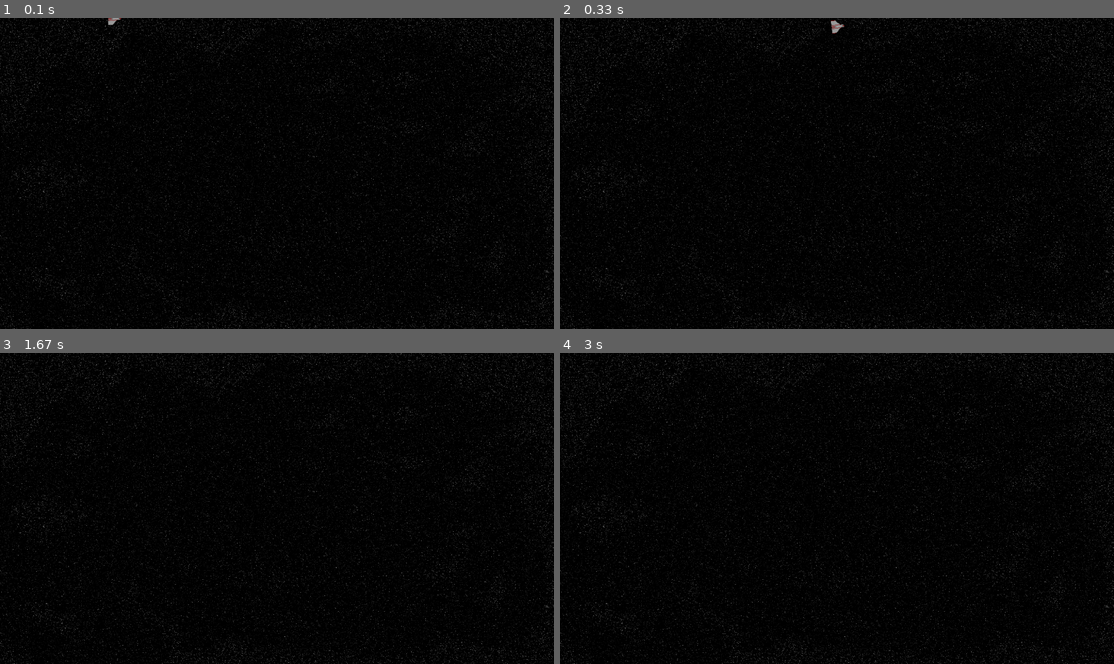
Above: before the commit, frames 1-4 (two rows, left to right).
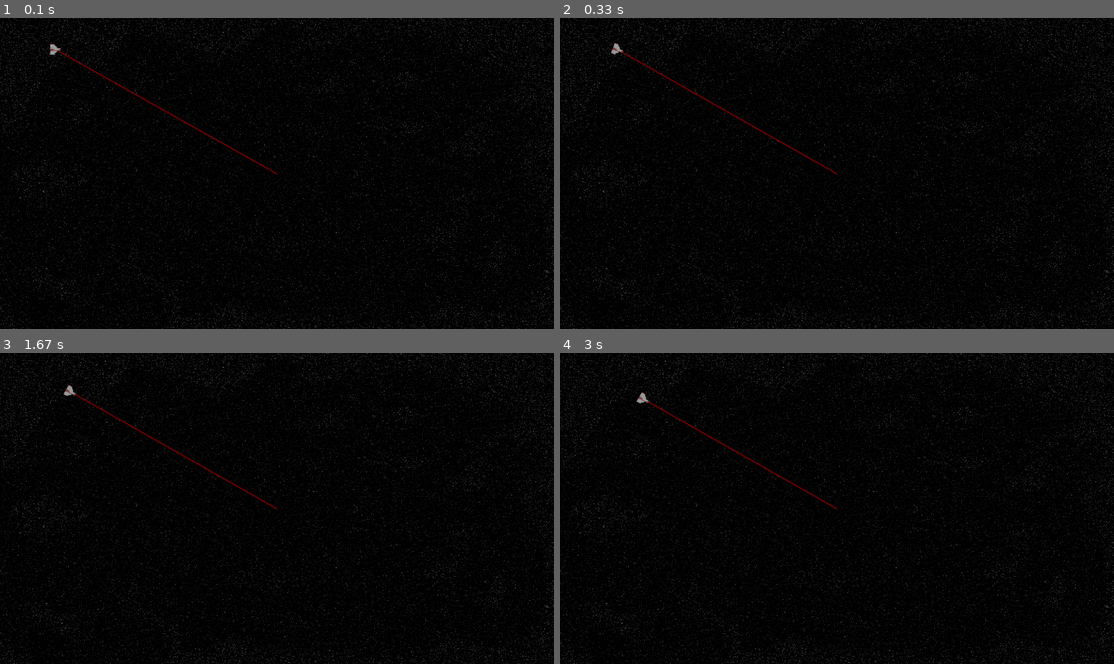
Above: after the commit, the same moments.

Repository: landandair/Drone_Commander
Game: pygame game, started from Sim_Code/Main.py
Two runs of this game, one before a commit and one after it. Both use one fixed random seed, a clock stepped at 60 frames per second and the inputs below.
Inputs:
- Up to frame 1 (0.1 s): no input
- Up to frame 2 (0.33 s): no input
- Up to frame 3 (1.67 s): no input
- Up to frame 4 (3 s): no input

The runs differ from the first frame. In frame 1, 0.3% of the frame differs, in the area x 9-51%, y 0-51%; in frame 2, 0.4%, in the area x 9-52%, y 0-51%; in frame 3, 0.3%; in frame 4, 0.3%.

Commit message:
Gonna be an rts game now

Diff:
--- a/Sim_Code/Airplane_Code.py
+++ b/Sim_Code/Airplane_Code.py
@@ -9,48 +9,36 @@
 class FakePlane(sprite.Sprite):
     """Simulate Flight Characteristics and control system for autopilot"""
 
-    def __init__(self, start_pos, f_trans, Controller: PlaneController):
+    def __init__(self, screen_size, Controller: PlaneController):
         """Inputs:
         - Start_Pos[Home Point in Meters(x,y)]
         - f_trans[Transfer Function f(x,y) Between meter cords and pixel Cords]
         - Controller Object which Gives Deflection Angles and throttle to be fed into the plane"""
         super().__init__()
+        self.dt = 1/60
+        self.has_signal = True
         # Disp Params
         self.og_image = pg.image.load('Assets/Plane.png')
+        self.og_image = pg.transform.scale(self.og_image, np.array(self.og_image.get_size())/1.2)
         self.image = self.og_image
         self.rect = self.image.get_rect()
-        self.rect.center = f_trans(start_pos)
-        self.f_transxy = f_trans  # Translate from meters from ref point to pixels (Broken)
+        self.rect.center = Controller.home
+        self.screen_size = screen_size
         # Flight Characteristics(scuffed)
-        self.cd = .2
-        self.cl = 1.2
-        self.mass = 5  # Kg
-        self.fc_tail = lambda angle: .05 * angle  # theta/m/s (needs velocity vector * dt)
-        self.fc_ail = lambda angle: .05 * angle  # theta/m/s (needs velocity vector * dt)
-        self.f_throttle = lambda throttle: 10 * throttle  # Force(N) (0,1)
-        # Physical Params-Plane Ref
-        self.thrust = 0  # N
-        self.roll = 0  # radians
-        self.pitch = 0  # radians
-        self.yaw = 0  # radians
-        self.theta = self.yaw  # Yaw angle
-        self.plane_velocity = np.array((1., 0., 0.))  # (X(Forward), Y(Left Wing), Z(UP From Wing))
-
-        # Ref Params
-        self.ref_velocity = np.array((1., 0., 0.))  # (X(Forward), Y(Left Wing), Z(UP From Wing))
-        self.ref_pos = np.array((.1, 0, 0))
-        self.to_ref()
-
+        self.speed = .02 * screen_size[0]  # pixels/sec
+        self.theta = 0.  # Yaw angle
+        self.plane_velocity = np.array((self.speed, 0.))
+        self.pos = Controller.home
         # Controller
         self.controller = Controller
-
         Tools.rot(self)
 
-    def update(self):
+    def update(self, dt):
         """Main Update Loop, Runs Every Frame
         - Get Controls
         - Do Physics Calculation
         - Update Position to Image"""
+        self.dt = dt
         self.get_controls()
         self.do_physics()
         self.update_pos()
@@ -59,46 +47,18 @@
         """Gets control inputs from controller
         - Get Control from player/controller
         - Apply Controls to Plane"""
-        throttle, droll, dpitch, dyaw = self.controller.get_command(self.ref_pos, (self.roll, self.pitch, self.yaw))
-        self.thrust = self.f_throttle(throttle)
-        self.roll += self.fc_ail(droll)
-        self.pitch += self.fc_tail(dpitch)
-        self.yaw += self.fc_tail(dyaw)
+        d_theta = self.controller.get_command(self.pos, self.theta)
+        self.theta += d_theta*self.dt
 
     def do_physics(self):
-        """Handles Physics increments
-        - Calculate Force of: Thrust, Lift, Drag
-        - Translate to Ref Axis
-        - Add Gravity Velocity Vector  (Accel*dt)
-        - Multiply Ref Vel Vector * dt and add it to the position vector"""
-        dt = 1/60
-        # Thrust - Drag
-        self.plane_velocity += np.array((self.thrust/self.mass * dt - self.plane_velocity[0]**2 * self.cd/self.mass * dt,
-                                         0, self.cl * self.plane_velocity[0]**2 / self.mass * dt))
-        self.to_ref()
-        grav = 9.81 # m/s**2
-        self.ref_velocity[2] -= grav * dt
-        self.ref_pos += self.ref_velocity * dt
+        """Handles Physics increments"""
+        self.plane_velocity[0] = np.cos(self.theta) * self.speed
+        self.plane_velocity[1] = -np.sin(self.theta) * self.speed
+        self.pos += self.plane_velocity * self.dt
 
     def update_pos(self):
-        """Update Position on the screen based on the simulation data
-        - Convert Xy between chosen sim units and pixel units using function
-        - set that pos to the center if the image Rect
-        - Adjust angle to match yaw angle and rotate"""
-        pos = self.f_transxy(self.ref_pos[0:2])
-        self.rect.center = pos
-        self.theta = self.yaw
-        Tools.rot(self)
-
-    def to_ref(self):
-        translation = np.array(((np.cos(self.yaw) * np.cos(self.pitch), -np.cos(self.yaw) * np.sin(self.pitch) *
-                                 np.sin(self.roll) - np.sin(self.yaw) * np.cos(self.roll),
-                                 -np.cos(self.yaw) * np.sin(self.pitch) * np.cos(self.roll) + np.sin(self.yaw) *
-                                 np.sin(self.roll)),
-                                (np.sin(self.yaw) * np.cos(self.pitch), -np.sin(self.yaw)*np.sin(self.pitch)*np.sin(
-                                    self.roll)+np.cos(self.yaw)*np.cos(self.roll), -np.sin(self.yaw)*np.sin(self.pitch)*
-                                 np.cos(self.roll)-np.cos(self.yaw)*np.sin(self.roll)),
-                                (np.sin(self.pitch), np.cos(self.pitch)*np.sin(self.roll),
-                                 np.cos(self.pitch)*np.sin(self.roll))))
-
-        self.ref_velocity = np.matmul(translation, self.plane_velocity)
+        self.rect.center = self.pos
+        if self.has_signal:
+            Tools.rot(self)
+        else:
+            self.image = pg.transform.scale(self.og_image, (0, 0))
--- a/Sim_Code/Airplane_Control.py
+++ b/Sim_Code/Airplane_Control.py
@@ -4,87 +4,51 @@
 import numpy as np
 
 class PlaneController:
-    def __init__(self, waypoints, home_pos):
+    def __init__(self, waypoint, home_pos):
         self.user_input = False
-        self.mode = 0  # Mode 0(waypoints), Mode 1(RTH), Mode 2(Loiter)
         # Controller
-        # Mode 0
-        self.waypoints = waypoints
-        self.current_point = 0
-        self.target = waypoints[self.current_point, :]
-        # Mode 1
+        self.target = waypoint
+        # Mode 0: go to target
+        self.waypoint = waypoint
+        # Mode 1: return to home
         self.home = home_pos
-        # Gains
-        self.throttle_cruise = .5
-        self.max_climb_aoa = .2 # Rad
-        p_throttle = 1
-        self.p_aileron = .1
-        self.p_elevon = .1
-        self.p_tail = .1
-
-        # Heading Error Transfer Functions
-        self.tf_h_r = lambda theta: theta * 15/180
-        self.tf_h_y = lambda theta: theta
-        self.tf_h_p = lambda theta: abs(theta) * 10/180
-        self.tf_h_th = lambda theta: abs(theta) * .3/np.pi * p_throttle
-        # Pitch Error Transfer Functions
-        self.tf_p_th = lambda theta: theta * .3/np.pi * p_throttle
-
+        self.gain = 1
         self.last_pos = home_pos
         self.d_target = self.target[0:1] - self.home[0:1]
 
-    def get_command(self, pos, angles):
-        if self.user_input:
-            ret = self.get_user_input()
-        else:
-            ret = self.get_controller_input(pos, angles)
+    def get_command(self, pos, angle):
+        ret = self.get_controller_input(pos, angle)
         self.last_pos = pos
         return ret
 
-    def get_user_input(self):
-        pg.key.get_pressed()
-        throttle = 0
-        aileron = 0
-        elevon = 0
-        vert = 0
-        return throttle, aileron, elevon, vert
+    def get_controller_input(self, pos, angle):
+        self.d_target = self.target - pos
+        self.t_theta = np.arctan2(-self.d_target[1], self.d_target[0])
+        if np.sqrt(sum(self.d_target**2))<100:
+            heading_error=0
+        else:
+            heading_error = self.determine_heading_error(angle)  # Angle in Radians
+        ret = heading_error*self.gain
+        lim = 1.5
+        if abs(ret) > lim:
+            ret = lim*ret/abs(ret)
+        return ret  # Throttle and Control Surface Commands
 
-    def get_controller_input(self, pos, angle):
-        self.set_target()
-        self.d_target = self.target[0:2] - pos[0:2]
-        self.t_theta = np.arctan2(self.d_target[1], self.d_target[0])
-
-        heading_error = self.determine_heading_error(pos, angle)  # Angle in Radians
-        aoa_target = self.determine_pitch_target(pos)
-
-        throttle = self.throttle_cruise + self.tf_h_th(heading_error) + self.tf_p_th(aoa_target)
-        if throttle > 1:
-            throttle = 1
-
-        roll_error = self.tf_h_r(heading_error) - angle[0]
-        roll = roll_error * self.p_aileron
-
-        pitch_error = self.tf_h_p(heading_error) + aoa_target - angle[1]
-        pitch = pitch_error * self.p_elevon
-
-        yaw_error = self.tf_h_y(self.t_theta) - angle[2]
-        yaw = yaw_error * self.p_tail
-        return throttle, roll, pitch, yaw  # Throttle and Control Surface Commands
-
-    def set_target(self):
-        if self.mode == 0:
-            self.target = self.waypoints[self.current_point, :]
-        elif self.mode == 1:
+    def set_target(self, mode):
+        if mode == 0:
+            self.target = self.waypoint
+        elif mode == 1:
             self.target = self.home
 
-    def determine_heading_error(self, pos, angles):
+    def determine_heading_error(self, theta):
         """Returns error in heading angle to the target position in radians(+ right, - left)"""
         # d_posxy = pos[0:2] - self.last_pos[0:2]
         # if d_posxy[0] == 0 and d_posxy[1] == 0:
         #     return 0
-        theta = np.arctan2(np.sin(angles[2])*np.cos(angles[1]), np.cos(angles[2])*np.cos(angles[1]))  # atan(Y, X)
         if self.t_theta < 0:
             self.t_theta += 2*np.pi
+        if theta < 0:
+            theta += 2*np.pi
         anti_t = self.t_theta - np.pi
         if self.t_theta > theta > anti_t:
             # Left
@@ -92,11 +56,3 @@
         else:  # Right
             dtheta = self.t_theta-2*np.pi - theta
         return dtheta
-
-    def determine_pitch_target(self, pos):
-        alt = pos[2]
-        d_alt = self.target[2] - alt
-        t_pitch = d_alt/10 * np.pi/180
-        if abs(t_pitch) > self.max_climb_aoa:
-            t_pitch = t_pitch/abs(t_pitch) * self.max_climb_aoa
-        return t_pitch
--- a/Sim_Code/Load_Sim.py
+++ /dev/null
@@ -1,12 +0,0 @@
-"""Loads the Outside Data and Parameters needed to make the Sim including:
-- List of Waypoints
-- A Display Range based on those Waypoints for X and Y vals based on GPS coordinates -> Position on screen in function
-? An Image to use for the background that is of the display area based on satellite or height map of coordinates
-"""
-import numpy as np
-
-class SimData:
-    def __init__(self):
-        self.waypoints = np.array(((.4, .5, 40),
-                                   (.4, 100, 50),
-                                  (50, -300, 50)))
--- a/Sim_Code/Main.py
+++ b/Sim_Code/Main.py
@@ -6,15 +6,13 @@
 ? Save Data after running
 """
 import pygame as pg
-import Load_Sim
 import Sim_Window
 
 def main():
     print('starting')
     pg.init()
     pg.font.init()
-    data = Load_Sim.SimData()
-    window = Sim_Window.MainWindow(data)
+    window = Sim_Window.MainWindow()
 
     while True:
         window.update()
--- a/Sim_Code/Sim_Window.py
+++ b/Sim_Code/Sim_Window.py
@@ -9,9 +9,8 @@
 
 
 class MainWindow:
-    def __init__(self, data):
-        self.data = data
-        self.waypoints = data.waypoints
+    def __init__(self):
+        waypoint = np.array((.5, .5))
         # Screen Setup
         self.h_w = 9/16  # height to width Ratio
         pg.display.init()
@@ -25,8 +24,8 @@
 
         self.screen = pg.display.set_mode((0, 0), pg.FULLSCREEN)
         # Turns 0-1 cords into pixel cords
-        self.f_real_xy = lambda xy: (xy[0]*self.w + (self.monitor_size[0]-self.w),
-                                     xy[1]*self.h + (self.monitor_size[1]-self.h))
+        self.f_real_xy = lambda xy: np.array((xy[0]*self.w + (self.monitor_size[0]-self.w),
+                                            xy[1]*self.h + (self.monitor_size[1]-self.h)))
         # Sprite Groups
         self.background = pg.sprite.Group()
         back = Tool.Background(pg.image.load('Assets/Background1.png'), self.w, self.h)
@@ -34,8 +33,8 @@
         self.background.add(back)
 
         self.planes = pg.sprite.Group()
-        controller = PlaneController(self.waypoints, (.1, .1, 100))
-        plane = FakePlane((.1,.1), self.f_real_xy, controller)
+        controller = PlaneController(self.f_real_xy(waypoint), self.f_real_xy(np.array((.1, .1))))
+        plane = FakePlane(self.monitor_size, controller)
         self.planes.add(plane)
         # Misc Vars
         self.clock = pg.time.Clock()
@@ -47,13 +46,18 @@
         if self.quit:
             return
 
-        if not self.pause:
-            self.planes.update()
+        if not self.pause and self.clock.get_fps():
+            dt = 1/self.clock.get_fps()
+            self.planes.update(dt)
+        else:
+            dt = 0
 
+        self.screen.fill('Black')
         self.background.draw(self.screen)
+        self.draw_lines()
         self.planes.draw(self.screen)
         pg.display.flip()
-        self.clock.tick(60)
+        self.clock.tick(120)
 
     def manage_events(self):
         for event in pg.event.get():
@@ -69,3 +73,9 @@
                     sys.exit()
                 if event.key == pg.K_p:
                     self.pause = not self.pause
+
+    def draw_lines(self):
+        line_color = (100, 0, 0)
+        for plane in self.planes:
+            if plane.has_signal:
+                pg.draw.line(self.screen, line_color, plane.controller.target, plane.controller.last_pos, width=4)
